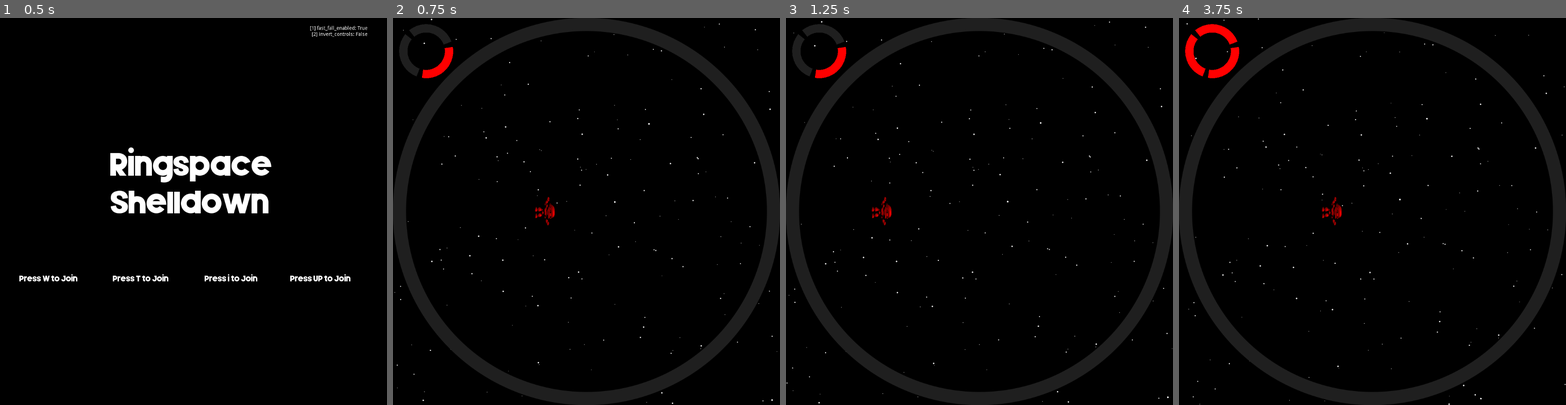
Above: before the commit, frames 1-4 (left to right).
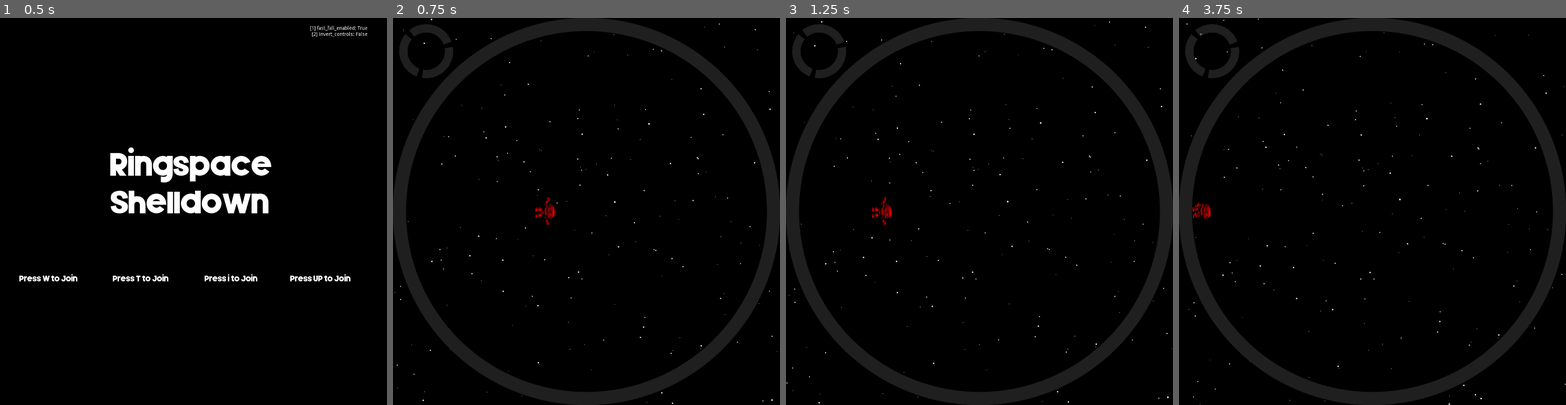
Above: after the commit, the same moments.

Repository: hwacha/ringspace_shelldown
Game: Godot game, scene res://scenes/opening_screen.tscn
The game is run twice, just before and just after one commit, with the same random seed, the same clock (stepped at 60 frames per second) and the same inputs.
Inputs:
- Up to frame 1 (0.5 s): no input
- Up to frame 2 (0.75 s): tap W at 0.5 s; tap Enter (ui_accept) at 0.6 s
- Up to frame 3 (1.25 s): tap Enter (ui_accept) at 0.77, 1.07 s
- Up to frame 4 (3.75 s): tap Enter (ui_accept) at 1.35, 1.52, 1.82, 2.1, 2.85, 3.02, 3.32, 3.6 s

Frame 1 is identical in both runs. In frame 2, 0.3% of the frame differs, in the area x 7-16%, y 7-16%; in frame 3, 0.3%; in frame 4, 1.1%, in the area x 1-100%, y 0-100%.

Commit message:
fix bugs with player spawning

Diff:
--- a/scenes/main.tscn
+++ b/scenes/main.tscn
@@ -29,7 +29,7 @@
 script = ExtResource( 5 )
 
 [node name="CrustDecay" type="Timer" parent="."]
-wait_time = 5.0
+wait_time = 51.285
 one_shot = true
 
 [connection signal="timeout" from="CrustDecay" to="Crust" method="_on_CrustDecay_timeout"]
--- a/scripts/Player.gd
+++ b/scripts/Player.gd
@@ -136,4 +136,5 @@
 	queue_free()
 
 func _on_VisibilityNotifier2D_screen_exited():
+	print(self.name)
 	die()
--- a/scripts/Players.gd
+++ b/scripts/Players.gd
@@ -7,6 +7,7 @@
 var winner_id = -1
 
 var should_check_round_end = false
+var is_round_ongoing = false
 
 const play_to = 3
 var score = {}
@@ -32,6 +33,13 @@
 
 func _ready():
 	killed_ids = []
+
+func initialize_for_new_round():
+	winner_id = -1
+	should_check_round_end = false
+	living_ids = []
+	killed_ids = []
+	is_round_ongoing = false
 
 func set_player_ids(x):
 	var rng = RandomNumberGenerator.new()
@@ -66,9 +74,12 @@
 
 		get_node("/root/Main").call_deferred("add_child", player_instance)
 
+	is_round_ongoing = true
+
 func player_killed(id):
-	if (living_ids.size() > 1):
-		killed_ids.push_back(id)
+	if is_round_ongoing:
+		if living_ids.size() > 1 or starting_ids.size() == 1:
+			killed_ids.push_back(id)
 
 func handle_killed_players():
 	for killed_id in killed_ids:
@@ -76,15 +87,14 @@
 		living_ids.erase(killed_id)
 
 	if should_check_round_end:
-		if living_ids.size() == 0:
-			pass
-#			print("draw")
-		elif living_ids.size() == 1:
+		if living_ids.size() == 1 and starting_ids.size() != 1:
 			score[str(living_ids[0])] += 1
 			get_node("/root/Main/Score").update()
 #			for player_id in score:
 #				print(player_id +  " -> " + str(score[player_id]))
-
+		if  living_ids.size() == 0 or \
+		   (living_ids.size() == 1 and starting_ids.size() != 1):
+			print(living_ids.size())
 			if $RoundTimer.get_time_left() == 0:
 				$RoundTimer.start()
 
@@ -95,6 +105,7 @@
 	should_check_round_end = false
 
 	if Input.is_action_just_pressed("exit_game"):
+		is_round_ongoing = false
 		get_tree().change_scene("res://scenes/opening_screen.tscn")
 
 func _on_RoundTimer_timeout():
@@ -103,4 +114,5 @@
 		get_tree().change_scene("res://scenes/win_screen.tscn")
 	else:
 		starfield_rotation = get_node("/root/Main/Starfield").rotation
+		initialize_for_new_round()
 		get_tree().change_scene("res://scenes/main.tscn")
--- a/scripts/win_screen.gd
+++ b/scripts/win_screen.gd
@@ -11,3 +11,4 @@
 
 func _on_Timer_timeout():
 	get_tree().change_scene("res://scenes/opening_screen.tscn")
+	Players.initialize_for_new_round()
